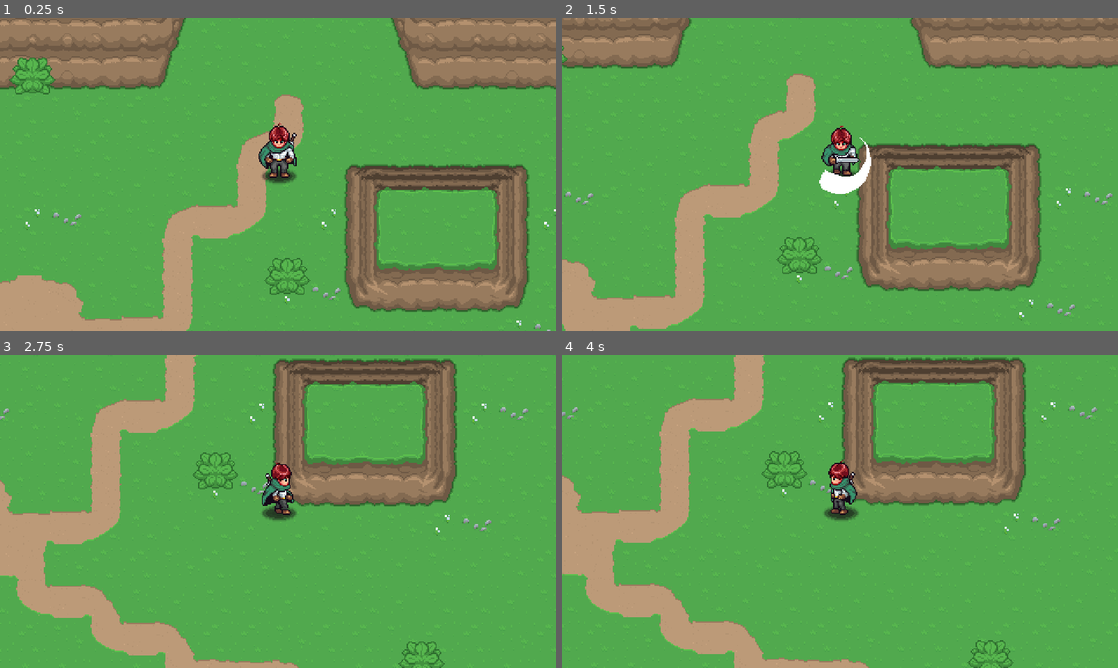
Above: before the commit, frames 1-4 (two rows, left to right).
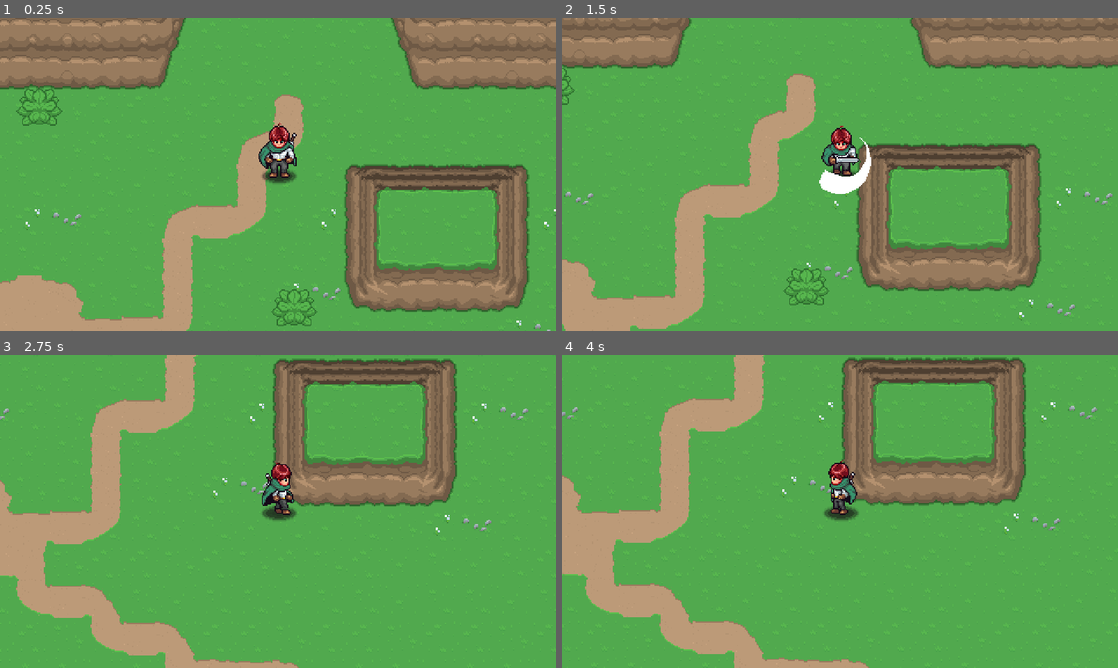
Above: after the commit, the same moments.

Repository: zabdigital/-tutorial-game-2
Game: Godot game, scene res://playground.tscn
The game is run twice, just before and just after one commit, with the same random seed, the same clock (stepped at 60 frames per second) and the same inputs.
Inputs:
- Up to frame 1 (0.25 s): no input
- Up to frame 2 (1.5 s): hold D (right) 0.53-1.28 s; hold Z (attack) 0.53-1.28 s; hold S (down) from 1.28 s (still down); tap Z (attack) at 1.35 s
- Up to frame 3 (2.75 s): release S (down) at 2.03 s; hold D (right) from 2.03 s (still down); hold Z (attack) from 2.03 s (still down)
- Up to frame 4 (4 s): release D (right) at 2.78 s; release Z (attack) at 2.78 s; hold W (up) 2.78-3.53 s; tap Z (attack) at 2.85 s; hold A (left) from 3.53 s (still down); hold Z (attack) from 3.53 s (still down)

The runs differ from the first frame. In frame 1, 1.2% of the frame differs, in the area x 1-58%, y 12-99%; in frame 2, 0.4%; in frame 3, 0.3%; in frame 4, 0.3%.

Commit message:
new again :')

Diff:
--- a/Player/Scripts/player.gd
+++ b/Player/Scripts/player.gd
@@ -2,6 +2,7 @@
 
 
 var cardinal_direction : Vector2 = Vector2.DOWN
+const DIR_4 = [Vector2.RIGHT, Vector2.DOWN, Vector2.LEFT, Vector2.UP]
 var direction : Vector2 = Vector2.ZERO
 
 
@@ -35,14 +36,11 @@
 
 
 func SetDirection() -> bool:
-	var new_dir : Vector2 = cardinal_direction
 	if direction == Vector2.ZERO:
 		return false
 
-	if direction.y == 0:
-		new_dir = Vector2.LEFT if direction.x < 0 else Vector2.RIGHT
-	elif direction.x == 0:
-		new_dir = Vector2.UP if direction.y < 0 else Vector2.DOWN
+	var direction_id : int = int( round( ( direction + cardinal_direction * 0.1 ).angle() / TAU * DIR_4.size() ) )
+	var new_dir = DIR_4[ direction_id ]
 
 	if new_dir == cardinal_direction:
 		return false
--- a/Player/Scripts/state_attack.gd
+++ b/Player/Scripts/state_attack.gd
@@ -8,7 +8,7 @@
 @onready var animation_player: AnimationPlayer = $"../../AnimationPlayer"
 @onready var attack_anim : AnimationPlayer = $"../../Sprite2D/AttackeEffectSprite/AnimationPlayer"
 @onready var audio: AudioStreamPlayer2D = $"../../Audio/AudioStreamPlayer2D"
-@onready var hurt_box: HurtBox = $"../../Interactions/HurtBox"
+@onready var hurt_box: HurtBox = %AttackHurtBox
 
 
 @onready var idle: State = $"../idle"
--- a/Player/player.tscn
+++ b/Player/player.tscn
@@ -14,6 +14,57 @@
 
 [sub_resource type="CircleShape2D" id="CircleShape2D_edjgo"]
 
+[sub_resource type="Animation" id="Animation_gu6f8"]
+length = 0.001
+tracks/0/type = "value"
+tracks/0/imported = false
+tracks/0/enabled = true
+tracks/0/path = NodePath(".:frame")
+tracks/0/interp = 1
+tracks/0/loop_wrap = true
+tracks/0/keys = {
+"times": PackedFloat32Array(0),
+"transitions": PackedFloat32Array(1),
+"update": 1,
+"values": [0]
+}
+tracks/1/type = "value"
+tracks/1/imported = false
+tracks/1/enabled = true
+tracks/1/path = NodePath(".:position")
+tracks/1/interp = 1
+tracks/1/loop_wrap = true
+tracks/1/keys = {
+"times": PackedFloat32Array(0),
+"transitions": PackedFloat32Array(1),
+"update": 0,
+"values": [Vector2(0, 10)]
+}
+tracks/2/type = "value"
+tracks/2/imported = false
+tracks/2/enabled = true
+tracks/2/path = NodePath(".:show_behind_parent")
+tracks/2/interp = 1
+tracks/2/loop_wrap = true
+tracks/2/keys = {
+"times": PackedFloat32Array(0),
+"transitions": PackedFloat32Array(1),
+"update": 1,
+"values": [false]
+}
+tracks/3/type = "value"
+tracks/3/imported = false
+tracks/3/enabled = true
+tracks/3/path = NodePath(".:visible")
+tracks/3/interp = 1
+tracks/3/loop_wrap = true
+tracks/3/keys = {
+"times": PackedFloat32Array(0),
+"transitions": PackedFloat32Array(1),
+"update": 1,
+"values": [true]
+}
+
 [sub_resource type="Animation" id="Animation_p5o4e"]
 resource_name = "attack_down"
 length = 0.3
@@ -66,8 +117,9 @@
 "values": [true, false]
 }
 
-[sub_resource type="Animation" id="Animation_gu6f8"]
-length = 0.001
+[sub_resource type="Animation" id="Animation_lfmf2"]
+resource_name = "attack_side"
+length = 0.3
 tracks/0/type = "value"
 tracks/0/imported = false
 tracks/0/enabled = true
@@ -75,10 +127,10 @@
 tracks/0/interp = 1
 tracks/0/loop_wrap = true
 tracks/0/keys = {
-"times": PackedFloat32Array(0),
-"transitions": PackedFloat32Array(1),
-"update": 1,
-"values": [0]
+"times": PackedFloat32Array(0, 0.3),
+"transitions": PackedFloat32Array(1, 1),
+"update": 0,
+"values": [8, 11]
 }
 tracks/1/type = "value"
 tracks/1/imported = false
@@ -90,59 +142,7 @@
 "times": PackedFloat32Array(0),
 "transitions": PackedFloat32Array(1),
 "update": 0,
-"values": [Vector2(0, 10)]
-}
-tracks/2/type = "value"
-tracks/2/imported = false
-tracks/2/enabled = true
-tracks/2/path = NodePath(".:show_behind_parent")
-tracks/2/interp = 1
-tracks/2/loop_wrap = true
-tracks/2/keys = {
-"times": PackedFloat32Array(0),
-"transitions": PackedFloat32Array(1),
-"update": 1,
-"values": [false]
-}
-tracks/3/type = "value"
-tracks/3/imported = false
-tracks/3/enabled = true
-tracks/3/path = NodePath(".:visible")
-tracks/3/interp = 1
-tracks/3/loop_wrap = true
-tracks/3/keys = {
-"times": PackedFloat32Array(0),
-"transitions": PackedFloat32Array(1),
-"update": 1,
-"values": [true]
-}
-
-[sub_resource type="Animation" id="Animation_dkpta"]
-resource_name = "attack_up"
-length = 0.3
-tracks/0/type = "value"
-tracks/0/imported = false
-tracks/0/enabled = true
-tracks/0/path = NodePath(".:frame")
-tracks/0/interp = 1
-tracks/0/loop_wrap = true
-tracks/0/keys = {
-"times": PackedFloat32Array(0, 0.3),
-"transitions": PackedFloat32Array(1, 1),
-"update": 0,
-"values": [4, 7]
-}
-tracks/1/type = "value"
-tracks/1/imported = false
-tracks/1/enabled = true
-tracks/1/path = NodePath(".:position")
-tracks/1/interp = 1
-tracks/1/loop_wrap = true
-tracks/1/keys = {
-"times": PackedFloat32Array(0),
-"transitions": PackedFloat32Array(1),
-"update": 0,
-"values": [Vector2(0, -10)]
+"values": [Vector2(10, 0)]
 }
 tracks/2/type = "value"
 tracks/2/imported = false
@@ -169,8 +169,8 @@
 "values": [true, false]
 }
 
-[sub_resource type="Animation" id="Animation_lfmf2"]
-resource_name = "attack_side"
+[sub_resource type="Animation" id="Animation_dkpta"]
+resource_name = "attack_up"
 length = 0.3
 tracks/0/type = "value"
 tracks/0/imported = false
@@ -182,7 +182,7 @@
 "times": PackedFloat32Array(0, 0.3),
 "transitions": PackedFloat32Array(1, 1),
 "update": 0,
-"values": [8, 11]
+"values": [4, 7]
 }
 tracks/1/type = "value"
 tracks/1/imported = false
@@ -194,7 +194,7 @@
 "times": PackedFloat32Array(0),
 "transitions": PackedFloat32Array(1),
 "update": 0,
-"values": [Vector2(10, 0)]
+"values": [Vector2(0, -10)]
 }
 tracks/2/type = "value"
 tracks/2/imported = false
@@ -246,6 +246,9 @@
 &"no_attack": SubResource("Animation_pisgm")
 }
 
+[sub_resource type="CircleShape2D" id="CircleShape2D_apopc"]
+radius = 20.0
+
 [sub_resource type="Animation" id="Animation_gwnis"]
 length = 0.001
 tracks/0/type = "value"
@@ -259,6 +262,102 @@
 "transitions": PackedFloat32Array(1),
 "update": 0,
 "values": [0]
+}
+tracks/1/type = "value"
+tracks/1/imported = false
+tracks/1/enabled = true
+tracks/1/path = NodePath("Sprite2D/AttackHurtBox:position")
+tracks/1/interp = 1
+tracks/1/loop_wrap = true
+tracks/1/keys = {
+"times": PackedFloat32Array(0),
+"transitions": PackedFloat32Array(1),
+"update": 0,
+"values": [Vector2(-1, 35)]
+}
+
+[sub_resource type="Animation" id="Animation_x3vf3"]
+resource_name = "attack_down"
+length = 0.3
+tracks/0/type = "value"
+tracks/0/imported = false
+tracks/0/enabled = true
+tracks/0/path = NodePath("Sprite2D:frame")
+tracks/0/interp = 1
+tracks/0/loop_wrap = true
+tracks/0/keys = {
+"times": PackedFloat32Array(0, 0.2),
+"transitions": PackedFloat32Array(1, 1),
+"update": 0,
+"values": [21, 23]
+}
+tracks/1/type = "value"
+tracks/1/imported = false
+tracks/1/enabled = true
+tracks/1/path = NodePath("Sprite2D/AttackHurtBox:position")
+tracks/1/interp = 1
+tracks/1/loop_wrap = true
+tracks/1/keys = {
+"times": PackedFloat32Array(0),
+"transitions": PackedFloat32Array(1),
+"update": 0,
+"values": [Vector2(-1, 17)]
+}
+
+[sub_resource type="Animation" id="Animation_5htga"]
+resource_name = "attack_side"
+length = 0.3
+tracks/0/type = "value"
+tracks/0/imported = false
+tracks/0/enabled = true
+tracks/0/path = NodePath("Sprite2D:frame")
+tracks/0/interp = 1
+tracks/0/loop_wrap = true
+tracks/0/keys = {
+"times": PackedFloat32Array(0, 0.2),
+"transitions": PackedFloat32Array(1, 1),
+"update": 0,
+"values": [27, 29]
+}
+tracks/1/type = "value"
+tracks/1/imported = false
+tracks/1/enabled = true
+tracks/1/path = NodePath("Sprite2D/AttackHurtBox:position")
+tracks/1/interp = 1
+tracks/1/loop_wrap = true
+tracks/1/keys = {
+"times": PackedFloat32Array(0),
+"transitions": PackedFloat32Array(1),
+"update": 0,
+"values": [Vector2(17, 0)]
+}
+
+[sub_resource type="Animation" id="Animation_apopc"]
+resource_name = "attack_up"
+length = 0.3
+tracks/0/type = "value"
+tracks/0/imported = false
+tracks/0/enabled = true
+tracks/0/path = NodePath("Sprite2D:frame")
+tracks/0/interp = 1
+tracks/0/loop_wrap = true
+tracks/0/keys = {
+"times": PackedFloat32Array(0, 0.2),
+"transitions": PackedFloat32Array(1, 1),
+"update": 0,
+"values": [24, 26]
+}
+tracks/1/type = "value"
+tracks/1/imported = false
+tracks/1/enabled = true
+tracks/1/path = NodePath("Sprite2D/AttackHurtBox:position")
+tracks/1/interp = 1
+tracks/1/loop_wrap = true
+tracks/1/keys = {
+"times": PackedFloat32Array(0),
+"transitions": PackedFloat32Array(1),
+"update": 0,
+"values": [Vector2(-1, -17)]
 }
 
 [sub_resource type="Animation" id="Animation_btcbx"]
@@ -361,54 +460,6 @@
 "transitions": PackedFloat32Array(1, 1, 1, 1),
 "update": 0,
 "values": [13, 14, 15, 16]
-}
-
-[sub_resource type="Animation" id="Animation_x3vf3"]
-resource_name = "attack_down"
-length = 0.3
-tracks/0/type = "value"
-tracks/0/imported = false
-tracks/0/enabled = true
-tracks/0/path = NodePath("Sprite2D:frame")
-tracks/0/interp = 1
-tracks/0/loop_wrap = true
-tracks/0/keys = {
-"times": PackedFloat32Array(0, 0.2),
-"transitions": PackedFloat32Array(1, 1),
-"update": 0,
-"values": [21, 23]
-}
-
-[sub_resource type="Animation" id="Animation_apopc"]
-resource_name = "attack_up"
-length = 0.3
-tracks/0/type = "value"
-tracks/0/imported = false
-tracks/0/enabled = true
-tracks/0/path = NodePath("Sprite2D:frame")
-tracks/0/interp = 1
-tracks/0/loop_wrap = true
-tracks/0/keys = {
-"times": PackedFloat32Array(0, 0.2),
-"transitions": PackedFloat32Array(1, 1),
-"update": 0,
-"values": [24, 26]
-}
-
-[sub_resource type="Animation" id="Animation_5htga"]
-resource_name = "attack_side"
-length = 0.3
-tracks/0/type = "value"
-tracks/0/imported = false
-tracks/0/enabled = true
-tracks/0/path = NodePath("Sprite2D:frame")
-tracks/0/interp = 1
-tracks/0/loop_wrap = true
-tracks/0/keys = {
-"times": PackedFloat32Array(0, 0.2),
-"transitions": PackedFloat32Array(1, 1),
-"update": 0,
-"values": [27, 29]
 }
 
 [sub_resource type="AnimationLibrary" id="AnimationLibrary_k53q1"]
@@ -425,9 +476,6 @@
 &"walk_up": SubResource("Animation_od3ui")
 }
 
-[sub_resource type="CircleShape2D" id="CircleShape2D_apopc"]
-radius = 20.0
-
 [node name="Player" type="CharacterBody2D"]
 collision_mask = 16
 motion_mode = 1
@@ -461,6 +509,16 @@
 }
 autoplay = "no_attack"
 
+[node name="AttackHurtBox" parent="Sprite2D" instance=ExtResource("10_x3vf3")]
+unique_name_in_owner = true
+position = Vector2(-1, 35)
+collision_mask = 256
+monitoring = false
+
+[node name="CollisionShape2D" type="CollisionShape2D" parent="Sprite2D/AttackHurtBox"]
+shape = SubResource("CircleShape2D_apopc")
+debug_color = Color(0.640625, 0, 0, 0.41960785)
+
 [node name="AnimationPlayer" type="AnimationPlayer" parent="."]
 libraries = {
 &"": SubResource("AnimationLibrary_k53q1")
@@ -488,12 +546,3 @@
 
 [node name="Interactions" type="Node2D" parent="."]
 script = ExtResource("10_apopc")
-
-[node name="HurtBox" parent="Interactions" instance=ExtResource("10_x3vf3")]
-position = Vector2(0, 16)
-collision_mask = 256
-monitoring = false
-
-[node name="CollisionShape2D" type="CollisionShape2D" parent="Interactions/HurtBox"]
-shape = SubResource("CircleShape2D_apopc")
-debug_color = Color(0.640625, 0, 0, 0.41960785)
--- a/Props/Plants/plant.tscn
+++ b/Props/Plants/plant.tscn
@@ -1,13 +1,17 @@
-[gd_scene load_steps=5 format=3 uid="uid://byt0osjpqxk1w"]
+[gd_scene load_steps=6 format=3 uid="uid://byt0osjpqxk1w"]
 
 [ext_resource type="Script" uid="uid://bafiy80q7xle3" path="res://Props/Plants/plant.gd" id="1_djs60"]
 [ext_resource type="Texture2D" uid="uid://d4cw5d20f0rww" path="res://Props/Sprites/Props.png" id="1_opo5d"]
 [ext_resource type="PackedScene" uid="uid://2msch8ogokuu" path="res://GeneralNodes/Hitbox/hit_box.tscn" id="2_qsug5"]
 
+[sub_resource type="RectangleShape2D" id="RectangleShape2D_0y2q1"]
+size = Vector2(28, 30)
+
 [sub_resource type="RectangleShape2D" id="RectangleShape2D_djs60"]
 size = Vector2(24, 16)
 
 [node name="Plant" type="Node2D"]
+y_sort_enabled = true
 script = ExtResource("1_djs60")
 
 [node name="Sprite2D" type="Sprite2D" parent="."]
@@ -19,7 +23,9 @@
 [node name="HitBox" parent="." instance=ExtResource("2_qsug5")]
 
 [node name="CollisionShape2D" type="CollisionShape2D" parent="HitBox"]
-shape = SubResource("RectangleShape2D_djs60")
+position = Vector2(0, -7)
+shape = SubResource("RectangleShape2D_0y2q1")
+debug_color = Color(0.7861328, 0.8984375, 0, 0.41960785)
 
 [node name="StaticBody2D" type="StaticBody2D" parent="."]
 position = Vector2(0, -9)
--- a/playground.tscn
+++ b/playground.tscn
@@ -6,6 +6,7 @@
 
 [node name="Playground" type="Node2D"]
 y_sort_enabled = true
+position = Vector2(9, 0)
 
 [node name="TileMapLayer" parent="." instance=ExtResource("2_wt17y")]
 tile_map_data = PackedByteArray("AAD//wAAAAACAAUAAAD//wEAAAACAAYAAAD//wIAAAABAAMAAAD//wMAAAABAAIAAAAAAAAAAAADAAUAAAAAAA …(131168 unchanged characters)…
@@ -14,6 +15,8 @@
 position = Vector2(231, 137)
 
 [node name="Plants" type="Node2D" parent="."]
+y_sort_enabled = true
+position = Vector2(6, 27)
 
 [node name="Plant" parent="Plants" instance=ExtResource("3_m8u5f")]
 position = Vector2(19, 60)
